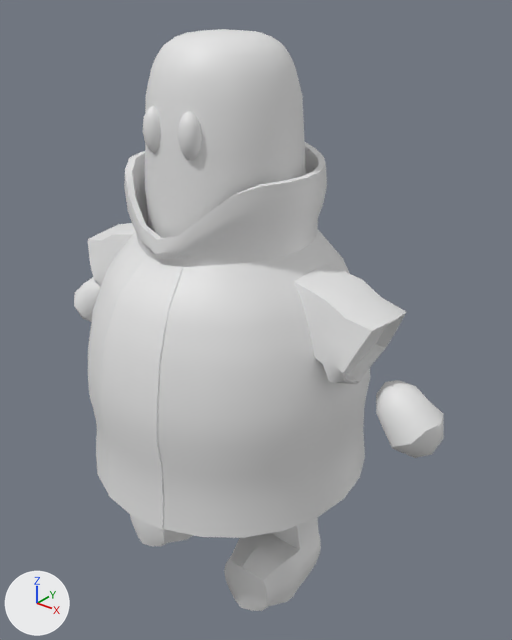
One commit to the FBX model Assets/Models/pocopicos.fbx: the scene before it, then after it.
Before and after are seen from a 50 mm lens placed at (1.432, -1.642, 2.044), pointed at (0.065, 0.068, 0.984). The axes (+X, +Y, +Z) are drawn at lower left. The lights are the same throughout. Where no turn or scale is listed for an object, it has been applied to the vertices.

In view in the first picture: 'Mans v1'.
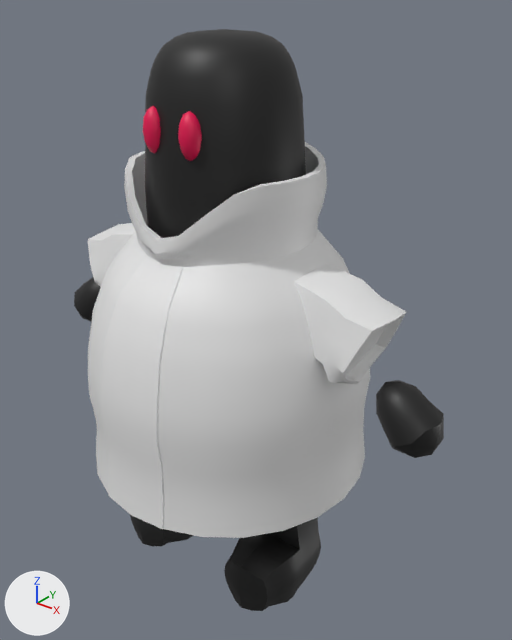
The newer file is also turned or shifted as a whole; pictures and numbers use the older file's frame.

Where the change shows, as pixel boxes (x1, y1, x2, y2) in the pictures (512 x 640 px):
part 1 of me_icosphere_005, recoloured (white to black)
    both: (130, 515, 321, 611)
part 2 of me_icosphere_005, recoloured (white to black)
    both: (145, 29, 306, 209)
part 3 of me_icosphere_005, recoloured (white to black)
    both: (74, 189, 444, 458)
part 4 of me_icosphere_005, recoloured
    both: (143, 106, 202, 161)

Patch to the scene script:
```diff
--- a/Assets/Models/pocopicos.fbx.py
+++ b/Assets/Models/pocopicos.fbx.py
@@ mat_eyes @@
+mat_eyes = principled_material('Eyes')
+mat_eyes.base_color = (0.8, 0.0, 0.0807)  # pink #e70050
@@ mat_coat @@
+mat_coat = principled_material('Coat')
+mat_coat.base_color = (0.8, 0.8, 0.8)  # white #e7e7e7
@@ mat_basic @@
+mat_basic = principled_material('Basic')
+mat_basic.base_color = (0.00968, 0.00968, 0.00968)  # black #191919
@@ me_icosphere_005 @@
 me_icosphere_005.from_pydata(...)  # 1389 vertices, 1513 faces; spans x -0.79..0.79, y -0.5..0.49, z 0.0..1.91
 # used by ob_mans_v1; location = (0.0, 0.0, 0.0)
+# me_icosphere_005 part 1: 377 of the faces centred in x -0.37..0.37, y -0.25..0.13, z 0.0..0.51 switch from no material to mat_basic (black #191919)
+# me_icosphere_005 part 2: 240 of the faces centred in x -0.24..0.24, y -0.24..0.24, z 1.53..1.9 switch from no material to mat_basic (black #191919)
+# me_icosphere_005 part 3: 184 of the faces centred in x -0.79..0.79, y -0.25..0.25, z 0.78..0.98 switch from no material to mat_basic (black #191919)
+# me_icosphere_005 part 4: 160 of the faces centred in x -0.1..0.1, y -0.25..-0.19, z 1.59..1.71 switch from no material to mat_eyes (pink #e70050)
+me_icosphere_005.materials.append(mat_coat)  # white #e7e7e7
```
